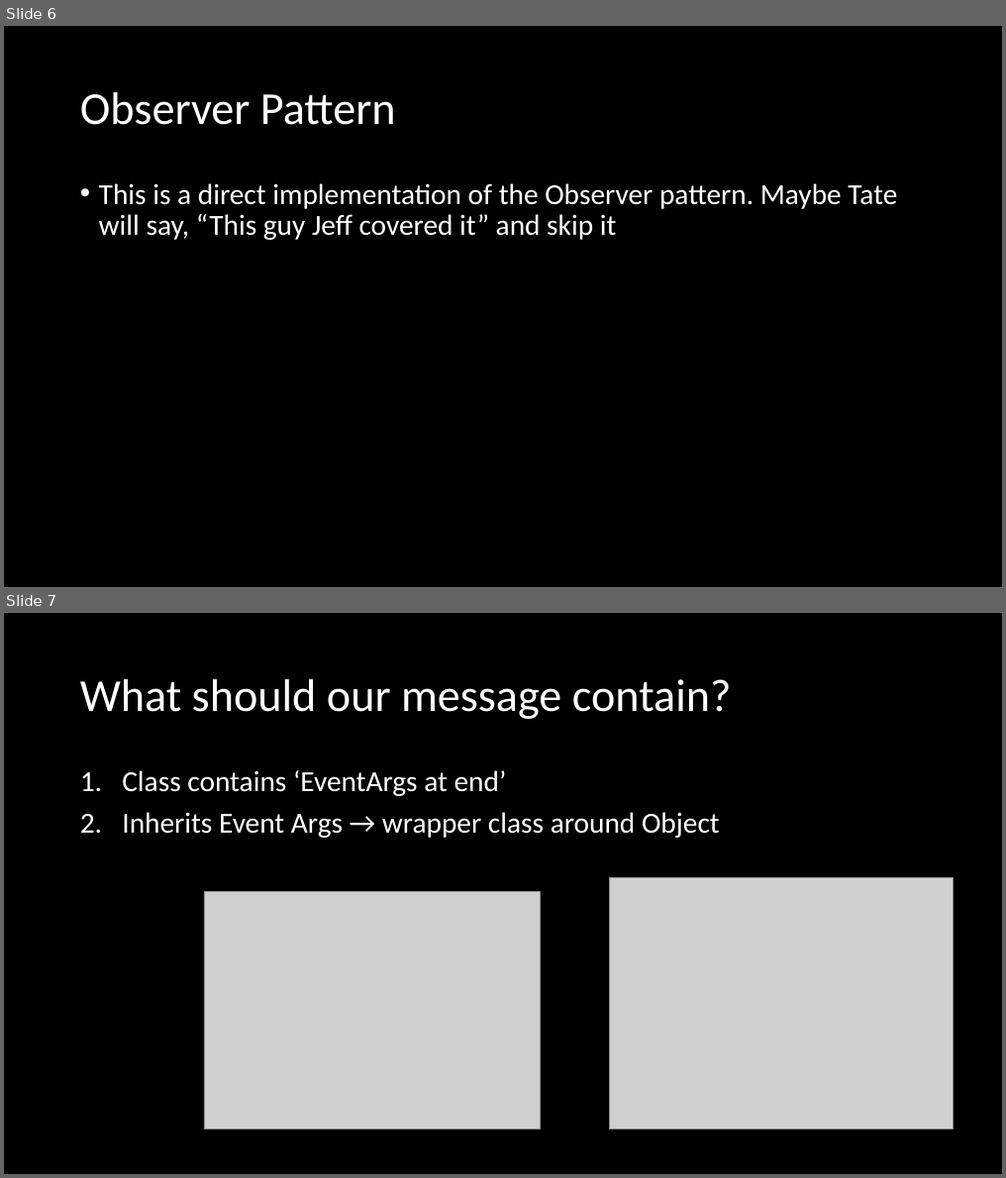
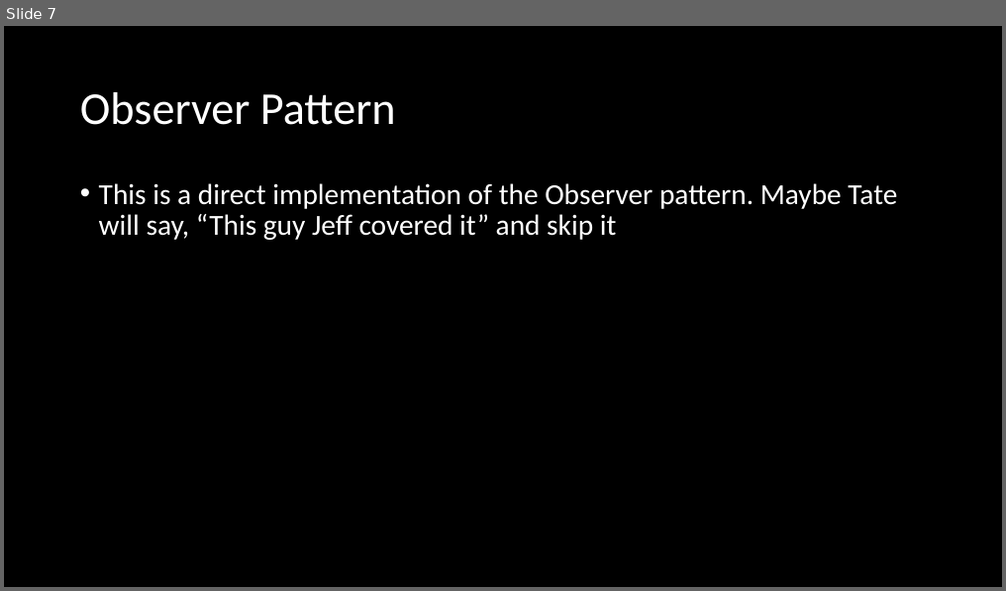
Before and after one commit to microsoft/Flash_University, a slide deck: CLR_via_CSharp/Chapter 11 - Events/Events.pptx. Shown one above the other, each under a label of ours: slides 6 and 7 before the commit, slide 7 after it. The pictures are 1006x1178 and 1006x591 pixels, drawn with LibreOffice and Linux fonts; fonts in the diff are those of the drawing; grey boxes stand for pictures. Boxes give left, top, right and bottom in pixels: in the first picture for what was removed or moved away, otherwise in the second. Text is boxed around its words. In the diff, an @@ line names an element or a change of style, - is before the commit and + after.

```diff
--- a/CLR_via_CSharp/Chapter 11 - Events/Events.pptx
+++ b/CLR_via_CSharp/Chapter 11 - Events/Events.pptx
@@ slide 7 removed at <box>4,613,1002,1174</box>, background #000000 @@
@@ title removed at <box>80,679,732,719</box> @@
-What should our message contain?
@@ text removed at <box>122,770,720,838</box> @@
-1. Class contains ‘EventArgs at end’
-2. Inherits Event Args → wrapper class around Object
@@ picture removed at <box>610,878,953,1131</box> @@
@@ picture removed at <box>204,891,540,1130</box> @@
@@ what was slide 6 is now slide 7 @@
```
Also in this commit, not shown: 1 slide changed, 4 slides added, 2 other slides removed, 3 other files.
